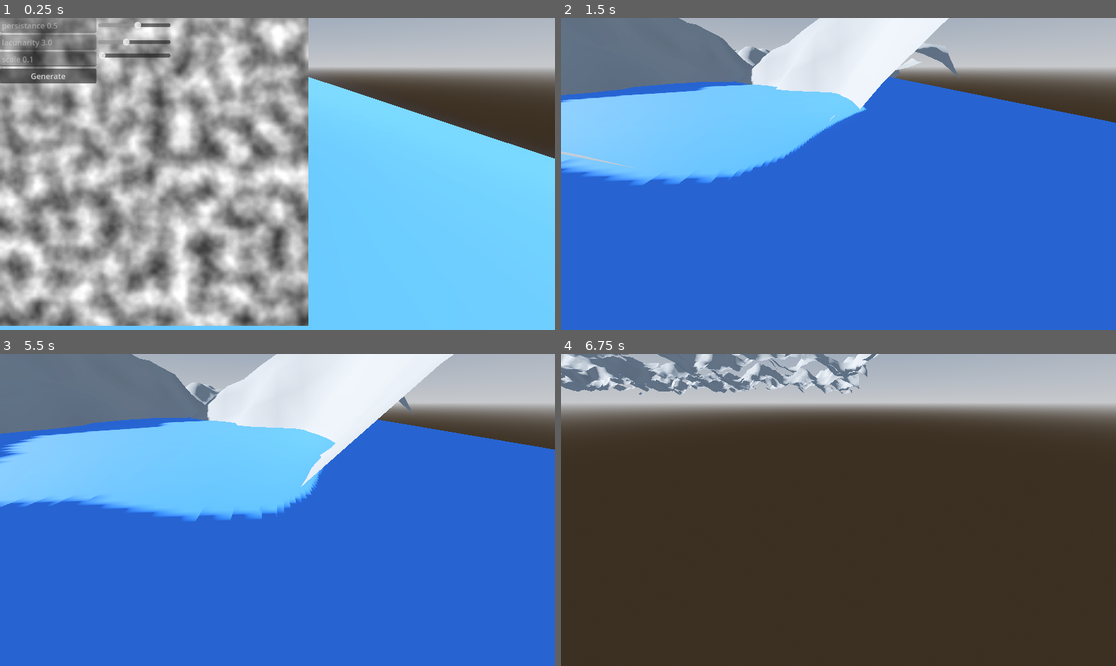
Above: before the commit, frames 1-4 (two rows, left to right).
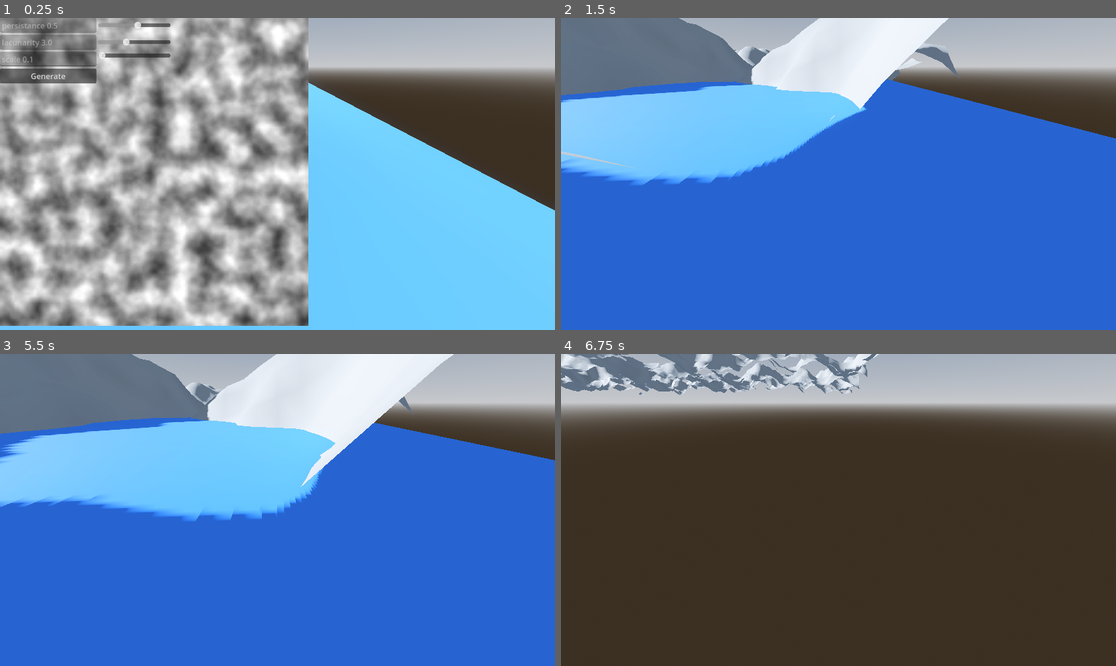
Above: after the commit, the same moments.

Repository: Maiqtheterrorist/godot-landmass-generator
Game: Godot game, scene res://LandmassGeneration/scenes/world.tscn
The game is run twice, just before and just after one commit, with the same random seed, the same clock (stepped at 60 frames per second) and the same inputs.
Inputs:
- Up to frame 1 (0.25 s): no input
- Up to frame 2 (1.5 s): click "Generate" at 0.5 s; tap Enter at 1.25 s; hold D (ui_right) from 1.28 s (still down)
- Up to frame 3 (5.5 s): release D (ui_right) at 2.03 s; hold Ctrl (ui_down) 2.03-2.78 s; hold D (ui_right) 2.78-3.53 s; hold Shift (ui_up) 3.53-4.28 s; hold A (ui_left) from 4.28 s (still down)
- Up to frame 4 (6.75 s): release A (ui_left) at 5.78 s; hold Ctrl (ui_down) 5.78-6.53 s; hold D (ui_right) from 6.53 s (still down)

The runs differ from the first frame. In frame 1, 4.1% of the frame differs, in the area x 55-100%, y 18-62%; in frame 2, 1.2%; in frame 3, 0.7%; in frame 4, less than 0.1%.

Commit message:
Add files via upload

Diff:
--- a/LandmassGeneration/scenes/world.tscn
+++ b/LandmassGeneration/scenes/world.tscn
@@ -49,7 +49,7 @@
 [node name="noisePreview" parent="meshes" instance=ExtResource("2_hbny0")]
 
 [node name="MeshInstance3D" type="MeshInstance3D" parent="meshes"]
-transform = Transform3D(1, 0, 0, 0, 1, 0, 0, 0, 1, 66.8735, 5.14491, 71.4123)
+transform = Transform3D(1, 0, 0, 0, 1, 0, 0, 0, 1, 68, 5.145, 68)
 mesh = SubResource("PlaneMesh_lmdyo")
 
 [node name="gui" type="Node" parent="."]
